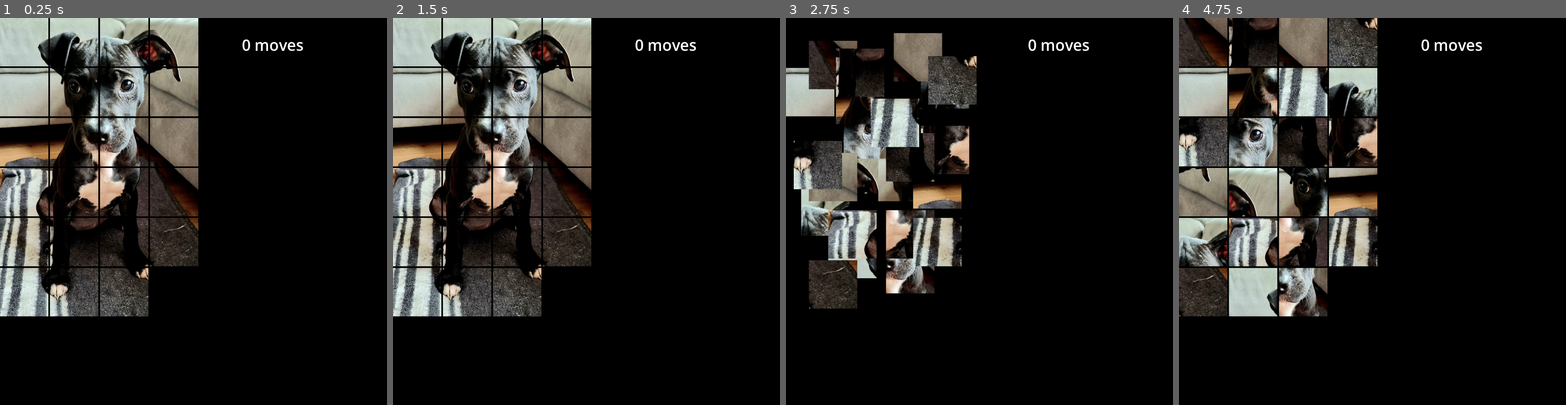
Above: before the commit, frames 1-4 (left to right).
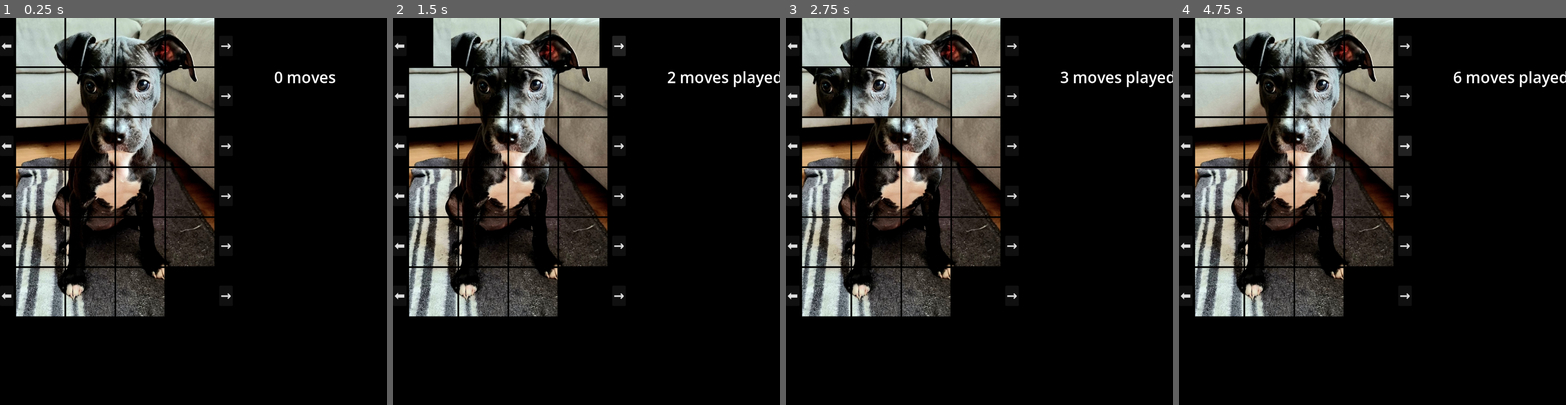
Above: after the commit, the same moments.

Repository: opensourceame/slider
Game: Godot game, scene res://scenes/Game.tscn
The game is run twice, just before and just after one commit, with the same random seed, the same clock (stepped at 60 frames per second) and the same inputs.
Inputs (mouse positions are in pixels of both pictures, inside the frame that each line leads up to):
- Up to frame 1 (0.25 s): no input
- Up to frame 2 (1.5 s): click (400, 45) at 0.5 s, where only the run after the commit has a clickable "⬅️"; click (617, 45) at 1.25 s, where only the run after the commit has a clickable "→"
- Up to frame 3 (2.75 s): click (793, 95) at 2 s, where only the run after the commit has a clickable "⬅️"
- Up to frame 4 (4.75 s): click (1403, 95) at 2.75 s, where only the run after the commit has a clickable "→"; click (1186, 145) at 3.5 s, where only the run after the commit has a clickable "⬅️"; click (1403, 145) at 4.25 s, where only the run after the commit has a clickable "→"

The runs differ from the first frame. In frame 1, 26% of the frame differs, in the area x 0-87%, y 0-78%; in frame 2, 26%; in frame 3, 34%; in frame 4, 35%, in the area x 0-100%, y 0-78%.

Commit message:
some code cleanup

Diff:
--- a/scenes/Game.tscn
+++ b/scenes/Game.tscn
@@ -6,10 +6,11 @@
 font_size = 48
 
 [node name="Game" type="Node2D" unique_id=902562489]
+position = Vector2(-50, -50)
 script = ExtResource("1_8jv7h")
 
 [node name="Camera2D" type="Camera2D" parent="." unique_id=1496438668]
-position = Vector2(550, 550)
+position = Vector2(450, 450)
 
 [node name="MovesLabel" type="Label" parent="." unique_id=581566356]
 offset_left = 700.0
--- a/scripts/GameManager.gd
+++ b/scripts/GameManager.gd
@@ -25,8 +25,8 @@
 	setup_tiles()
 
 	# Wait 2 seconds before shuffling
-	await get_tree().create_timer(2.0).timeout
-	randomize_grid()
+	#await get_tree().create_timer(2.0).timeout
+	#randomize_grid()
 
 	print("READY")
 
@@ -141,9 +141,65 @@
 	# Return the array of tweens so they can be awaited if needed
 	return tweens
 
+func get_grid_offset() -> Vector2:
+	var button_size = 40
+	var button_spacing = 10
+	return Vector2(button_size + button_spacing, 0)
+
+func create_row_buttons():
+	var spacing = tile_gap
+	var button_size = 40
+	var button_spacing = 10
+	var grid_offset = get_grid_offset()
+	var start_x = grid_offset.x
+	var start_y = 0
+
+	for y in range(grid_size.y):
+		# Create left arrow button at start of each row
+		var left_button = Button.new()
+		left_button.text = "⬅️"
+		left_button.custom_minimum_size = Vector2(button_size, button_size)
+		left_button.add_theme_font_size_override("font_size", 40)
+
+		# Position left button at the start (uses absolute position, not start_x)
+		var left_button_x = 0  # Position at screen left edge
+		var left_button_y = start_y + y * (tile_size + spacing) + (tile_size - button_size) / 2
+
+		left_button.position = Vector2(left_button_x, left_button_y)
+
+		# Connect left button press to slide_row function (direction -1 for left)
+		left_button.pressed.connect(func(): slide_row(y, -1))
+
+		# Add left button to world
+		world.add_child(left_button)
+
+		# Create right arrow button at end of each row
+		var right_button = Button.new()
+		right_button.text = "→"
+		right_button.custom_minimum_size = Vector2(button_size, button_size)
+		right_button.add_theme_font_size_override("font_size", 40)
+
+		# Position right button at end of row
+		var right_button_x = start_x + grid_size.x * (tile_size + spacing) + button_spacing
+		var right_button_y = start_y + y * (tile_size + spacing) + (tile_size - button_size) / 2
+
+		right_button.position = Vector2(right_button_x, right_button_y)
+
+		# Connect right button press to slide_row function (direction 1 for right)
+		right_button.pressed.connect(func(): slide_row(y, 1))
+
+		# Add right button to world
+		world.add_child(right_button)
+
 func setup_tiles():
+	# Clean up existing tiles and buttons first
+	for child in world.get_children():
+		if child is Tile or child is Button:
+			child.queue_free()
+
 	var spacing = tile_gap
-	var start_x = 0
+	var grid_offset = get_grid_offset()
+	var start_x = grid_offset.x
 	var start_y = 0
 
 	for y in range(grid_size.y):
@@ -160,6 +216,9 @@
 			tile.grid_position = Vector2i(x, y)
 			world.add_child(tile)
 
+	# Create row buttons after tiles
+	create_row_buttons()
+
 func _on_tile_pressed(tile):
 	if game_won:
 		return
@@ -172,6 +231,7 @@
 		move_tiles_to_empty(tile)
 
 func check_win():
+	return
 	var expected = 1
 	for y in range(grid_size.y):
 		for x in range(grid_size.x):
@@ -224,7 +284,7 @@
 			highlight_tile_at(Vector2(tile_pos.x, y))
 	else:  # Same row
 		var start_x = min(tile_pos.x, empty_position.x)
-		var end_x = max(tile_pos.x, empty_position.x)
+		var end_x   = max(tile_pos.x, empty_position.x)
 		for x in range(start_x, end_x + 1):
 			highlight_tile_at(Vector2(x, tile_pos.y))
 
@@ -252,38 +312,29 @@
 	return false
 
 func slide_tile(tile: Tile, x_dir: int, y_dir: int):
-	var tile_pos = tile.grid_position
+	var tile_pos   = tile.grid_position
 	var target_pos = tile_pos + Vector2i(x_dir, y_dir)
 
 	# Check if target position is within bounds
 	if target_pos.x < 0 or target_pos.x >= grid_size.x or target_pos.y < 0 or target_pos.y >= grid_size.y:
 		return
 
-	# Check if target position is the empty space
-	if target_pos == empty_position:
-		#swap_with_empty(tile_pos)
-
-		var spacing = tile_gap
-		var start_x = 0
-		var start_y = 0
-
-		var target_position = Vector2(
-			start_x + empty_position.x * (tile_size + spacing),
-			start_y + empty_position.y * (tile_size + spacing)
-		)
-
-		# Create sliding animation
-		var tween = create_tween()
-		tween.set_ease(Tween.EASE_OUT)
-		tween.set_trans(Tween.TRANS_QUART)
-		tween.tween_property(tile, "position", target_position, 0.5)
-
-		tile.grid_position = empty_position
-		empty_position = tile_pos
-		tiles[tile_pos.y][tile_pos.x] = Tile.BLANK()
-		tiles[empty_position.y][empty_position.x] = tile
-		# Check win condition after animation completes
-		tween.tween_callback(check_win_after_move)
+	assert(target_pos == empty_position)
+
+	tile.grid_position = empty_position
+	empty_position = tile_pos
+	tiles[tile_pos.y][tile_pos.x] = Tile.BLANK()
+	tiles[tile.grid_position.y][tile.grid_position.x] = tile
+
+	animate_tile_move(tile)
+
+func animate_tile_move(tile):
+	var tween = create_tween()
+	tween.set_ease(Tween.EASE_OUT)
+	tween.set_trans(Tween.TRANS_QUART)
+	tween.tween_property(tile, "position", tile_position(tile), 0.5)
+
+	tween.tween_callback(check_win_after_move)
 
 func move_tiles_to_empty(clicked_tile: Tile):
 	var tile_pos = clicked_tile.grid_position
@@ -322,11 +373,11 @@
 				if tile_to_move:
 					slide_tile(tile_to_move, -1, 0)
 
+	update_moves()
+
+func update_moves():
 	moves += 1
 
-	update_hud()
-
-func update_hud():
 	$MovesLabel.text = str(moves) + " moves played"
 
 func get_tile_at(pos: Vector2i) -> Tile:
@@ -335,61 +386,43 @@
 			return child
 	return null
 
+func tile_position(tile):
+	var grid_offset = get_grid_offset()
+	return Vector2(
+		grid_offset.x + tile.grid_position.x * (tile_size + tile_gap),
+		grid_offset.y + tile.grid_position.y * (tile_size + tile_gap),
+
+	)
 func slide_row(row_index: int, direction: int):
-	if row_index < 0 or row_index >= grid_size.y:
-		return
-
-	# Get all tiles in the row
-	var row_tiles = []
-	for x in range(grid_size.x):
-		var tile = tiles[row_index][x]
-		if tile:
-			row_tiles.append(tile)
-
-	if row_tiles.size() == 0:
-		return
-
-	# Calculate new positions with wrapping
+	assert(row_index >= 0 and row_index <= grid_size.y)
+
+	update_moves()
+
+	var row_tiles = tiles[row_index]
+
+	assert(row_tiles.size() > 0)
+
+	print(row_tiles)
+	if direction > 0:
+		var t = row_tiles.pop_back()
+		row_tiles.push_front(t)
+	else:
+		var t = row_tiles.pop_front()
+		row_tiles.push_back(t)
+	print(row_tiles)
+
 	for i in range(row_tiles.size()):
 		var tile = row_tiles[i]
-		var current_x = tile.grid_position.x
-		var new_x
-
-		if direction > 0:  # Slide right
-			new_x = (current_x + 1) % grid_size.x
-		else:  # Slide left
-			new_x = (current_x - 1 + grid_size.x) % grid_size.x
-
-		# Update grid positions
-		tile.grid_position = Vector2i(new_x, row_index)
-		tiles[row_index][new_x] = tile
-
-	# Calculate new visual positions with spacing
-	var spacing = 2
-	var start_x = 0
-	var start_y = 0
-
-	for tile in row_tiles:
-		var new_pos = Vector2(
-			start_x + tile.grid_position.x * (tile_size + spacing),
-			start_y + tile.grid_position.y * (tile_size + spacing)
-		)
-
-		# Create sliding animation
-		var tween = create_tween()
-		tween.set_ease(Tween.EASE_OUT)
-		tween.set_trans(Tween.TRANS_QUART)
-		tween.tween_property(tile, "position", new_pos, 0.3)
-
-	# Check if empty space moved and update
-	for x in range(grid_size.x):
-		if tiles[row_index][x].number == 0:
-			empty_position = Vector2i(x, row_index)
-			break
+		tile.grid_position = Vector2i(i, row_index)
+		if tile.number == 0:
+			empty_position = tile.grid_position
+
+		animate_tile_move(tile)
 
 func shuffle_tiles():
-	for child in get_children():
-		if child is Tile:
+	# Clean up tiles and buttons
+	for child in world.get_children():
+		if child is Tile or child is Button:
 			child.queue_free()
 	initialize_grid()
 	setup_tiles()
